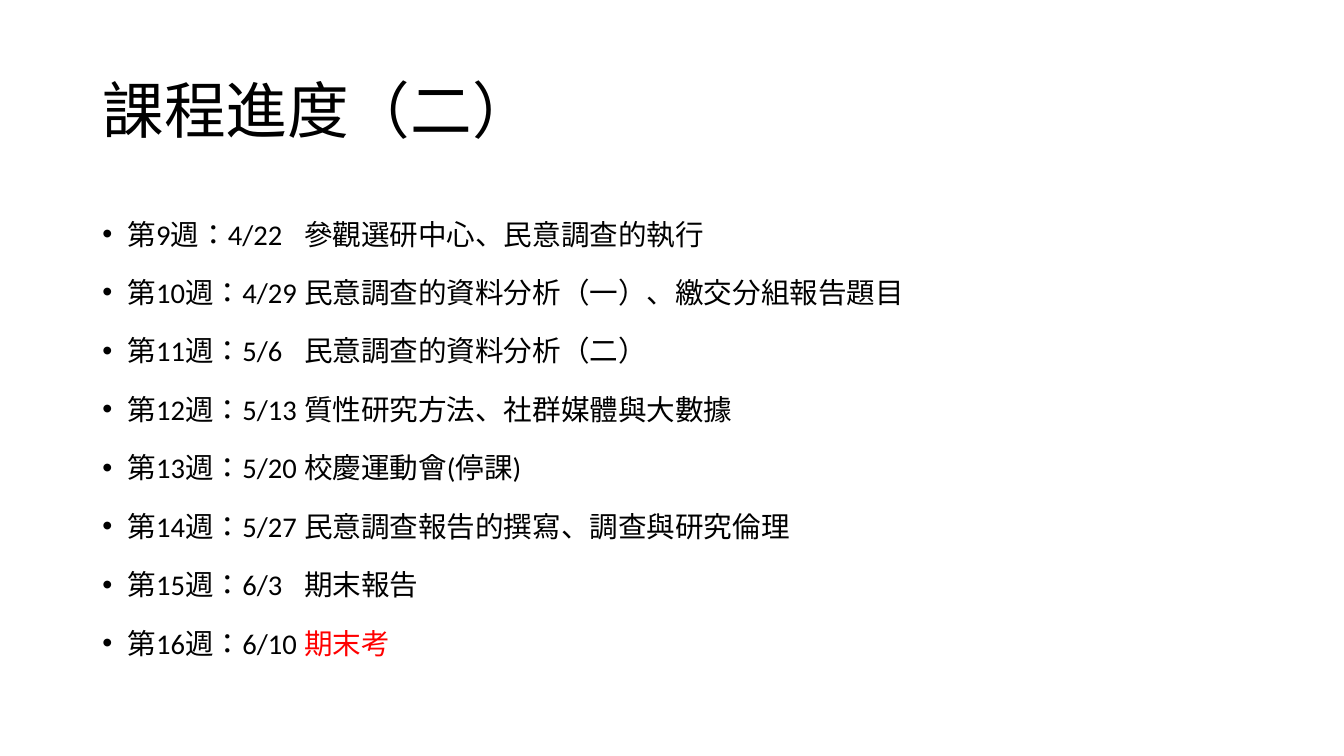
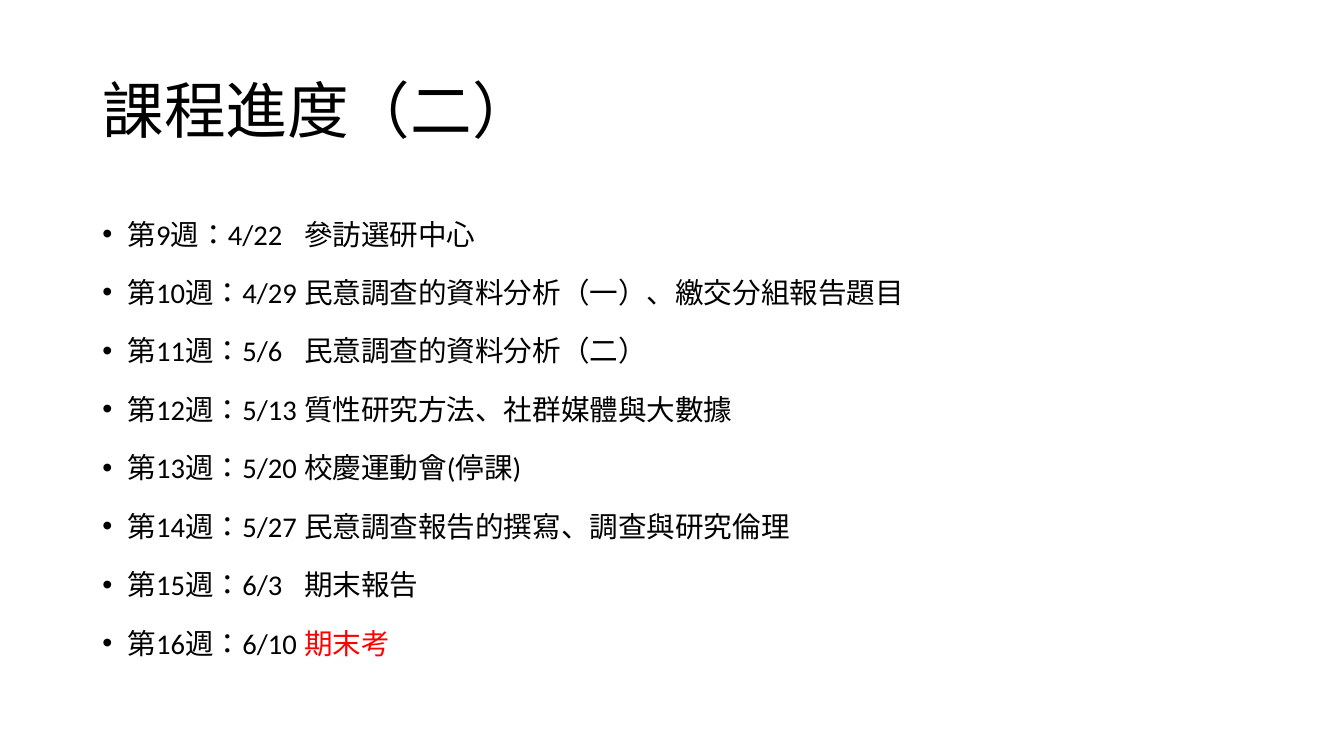
Before and after one commit to TsaiChiahung/PublicOpinion2026, a slide deck: slide 8 of 投影片/民意調查課程簡介.pptx. Drawn at 1344x756 pixels with LibreOffice and Linux fonts; fonts in the diff are those of the drawing. Boxes give left, top, right and bottom in pixels: in the first picture for what was removed or moved away, otherwise in the second. Text is boxed around its words. In the diff, an @@ line names an element or a change of style, - is before the commit and + after.

```diff
--- a/投影片/民意調查課程簡介.pptx
+++ b/投影片/民意調查課程簡介.pptx
@@ text at <box>128,221,475,248</box>: text changed @@
-• 第9週：4/22 參觀選研中心、民意調查的執行
+• 第9週：4/22 參訪選研中心
```
